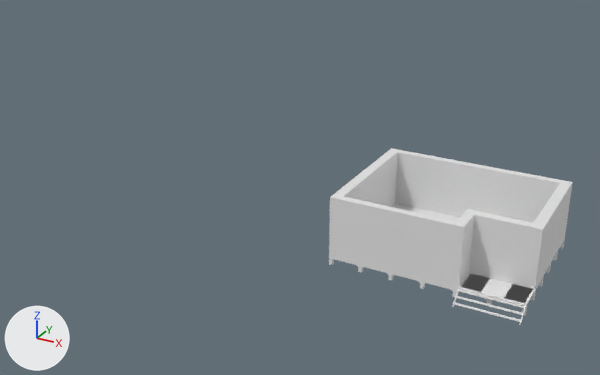
A saved change to the Blender file balint/haz/kicsihaz.blend.
The view is the same before and after, from a 50 mm camera at (39.7, -73.0, 38.8) aimed at (4.5, -9.0, 6.8). Arrows for +X, +Y and +Z are at lower left; the lights stay in place.
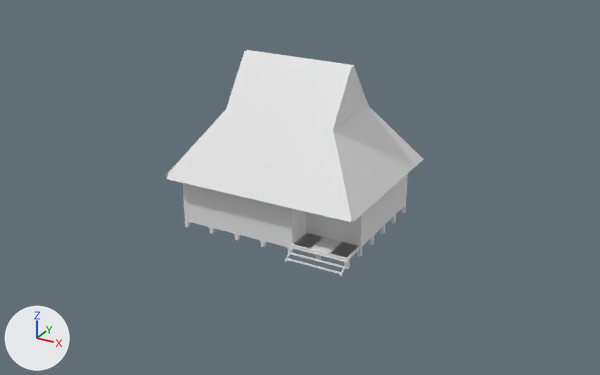
Changed parts and their boxes [x1, y1, x2, y2] in the pictures (600 x 375 px):
'Cube', moved
    before: [329, 148, 573, 290]
    after: [183, 174, 408, 247]
'Cube.007', added
    after: [167, 50, 412, 223]
'Cube.003', added
    after: [165, 107, 423, 221]
'Cube.009', moved
    before: [459, 273, 535, 306]
    after: [293, 233, 361, 260]
'Cube.005', moved
    before: [454, 289, 525, 322]
    after: [287, 246, 346, 274]
'Circle.005', added
    after: [335, 68, 366, 127]
'Cube.001', moved
    before: [329, 242, 564, 316]
    after: [185, 207, 406, 269]
'Cube.002', moved
    before: [333, 239, 565, 308]
    after: [188, 205, 406, 262]
'Circle', moved
    before: [356, 263, 494, 301]
    after: [207, 224, 320, 257]
'Cube.004', moved
    before: [452, 287, 526, 325]
    after: [285, 244, 348, 277]

The change, as a diff of the scene's bpy script:
```diff
--- a/balint/haz/kicsihaz.blend.py
+++ b/balint/haz/kicsihaz.blend.py
@@ me_circle @@
+me_circle.from_pydata([(0.0, 1.0, 0.0), (-0.87, -0.5, 0.0), (0.87, -0.5, 0.0)], [], [(1, 2, 0)])
@@ me_cube_002 @@
+me_cube_002.from_pydata(...)  # 61 vertices, 43 faces, 2 loose edges; spans x -1.0..1.0, y -1.0..2.11, z -1.12..1.03
@@ me_cube_001 @@
+me_cube_001.from_pydata(...)  # 21 vertices, 5 faces, 4 loose edges; spans x -1.01..1.0, y -1.0..1.0, z -1.0..1.52
@@ ob_cube @@
 ob_cube = bpy.data.objects.new('Cube', me_cube)
-ob_cube.location = (0.0, -0.87, 0.0)
+ob_cube.location = (-17.39, -0.87, 0.0)
 ob_cube.scale = (9.73, 7.42, 0.112)
@@ ob_circle @@
 ob_circle = bpy.data.objects.new('Circle', me_circle_001)
-ob_circle.location = (10.7, -8.3, -0.18)
+ob_circle.location = (-6.69, -8.3, -0.18)
 ob_circle.rotation_euler = (1.578, 0.0, 0.0)  # degrees (90, 0, 0)
@@ ob_cube_001 @@
 ob_cube_001 = bpy.data.objects.new('Cube.001', me_cube_004)
-ob_cube_001.location = (7.52, -8.09, -0.6)
+ob_cube_001.location = (-9.87, -8.09, -0.6)
 ob_cube_001.scale = (0.172, 0.193, 0.495)
@@ ob_cube_002 @@
 ob_cube_002 = bpy.data.objects.new('Cube.002', me_cube_005)
-ob_cube_002.location = (17.08, -8.14, -0.25)
+ob_cube_002.location = (-0.31, -8.14, -0.25)
 ob_cube_002.scale = (9.73, 0.153, 0.14)
@@ ob_cube_004 @@
 ob_cube_004 = bpy.data.objects.new('Cube.004', me_cube_007)
-ob_cube_004.location = (20.66, -8.96, -0.56)
+ob_cube_004.location = (3.27, -8.96, -0.56)
 ob_cube_004.rotation_euler = (-3.07, -0.961, 4.625)  # degrees (-176, -55, 265)
@@ ob_cube_005 @@
 ob_cube_005 = bpy.data.objects.new('Cube.005', me_cube_008)
-ob_cube_005.location = (23.7, -8.45, -0.14)
+ob_cube_005.location = (6.31, -8.45, -0.14)
 ob_cube_005.scale = (3.01, 0.154, -0.0293)
@@ ob_cube_009 @@
 ob_cube_009 = bpy.data.objects.new('Cube.009', me_cube_013)
-ob_cube_009.location = (25.7, -8.32, 0.0)
+ob_cube_009.location = (8.32, -8.32, 0.0)
 ob_cube_009.scale = (0.814, 0.0373, 0.0797)
@@ ob_circle_005 @@
+ob_circle_005 = bpy.data.objects.new('Circle.005', me_circle)
+ob_circle_005.location = (5.89, -0.86, 13.51)
+ob_circle_005.rotation_euler = (1.571, 0.0, 1.571)  # degrees (90, 0, 90)
+ob_circle_005.scale = (4.37, 3.35, 2.15)
@@ ob_cube_007 @@
+ob_cube_007 = bpy.data.objects.new('Cube.007', me_cube_002)
+ob_cube_007.location = (-0.23, -6.99, 8.74)
+ob_cube_007.rotation_euler = (0.94, 0.0, 0.0)  # degrees (54, 0, 0)
+ob_cube_007.scale = (10.6, 4.82, 0.142)
+_m = ob_cube_007.modifiers.new('Mirror', 'MIRROR')
+_m.use_axis = (False, True, False)
+_m.mirror_object = ob_cube
@@ ob_cube_003 @@
+ob_cube_003 = bpy.data.objects.new('Cube.003', me_cube_001)
+ob_cube_003.location = (8.17, -0.63, 8.34)
+ob_cube_003.rotation_euler = (0.987, 0.0, 1.572)  # degrees (57, 0, 90)
+ob_cube_003.scale = (9.1, 4.17, 0.123)
+_m = ob_cube_003.modifiers.new('Mirror', 'MIRROR')
+_m.mirror_object = ob_cube_002
```
